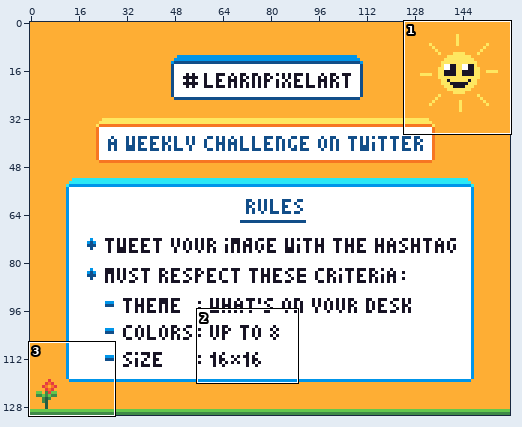
A pixel-art file gets an edit: Aseprite-assets/WeeklyChallenge.aseprite. Above: a wide view before the commit, with the close-up outlined.
Close-up. First the earlier version:
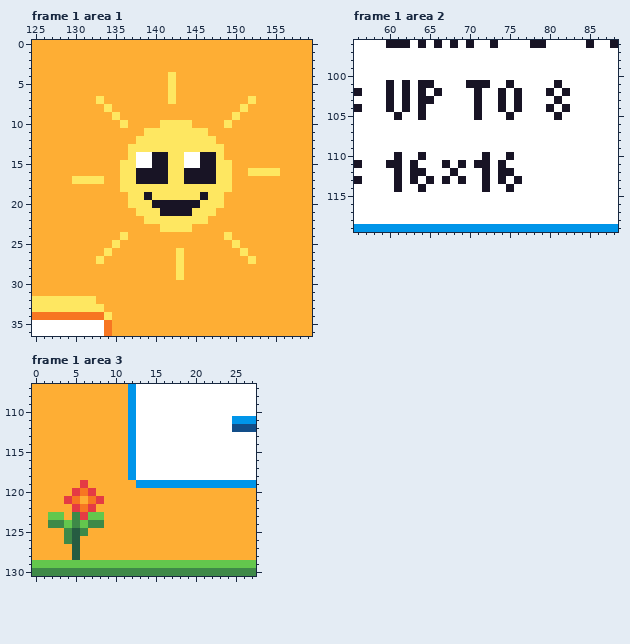
160x131 pixels, 1 frame. Shown: frame 1 area 1: x 125..159, y 0..36; frame 1 area 2: x 56..88, y 96..119; frame 1 area 3: x 0..27, y 107..130. The commit also changed other frames or places, which this record leaves out.
The result:
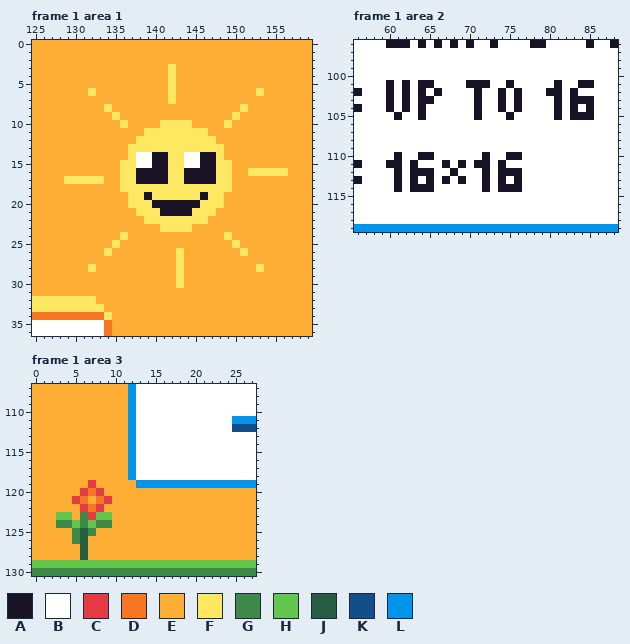
Palette (. is transparent): A #181425  B #ffffff  C #e43b44  D #f77622  E #feae34  F #fee761  G #3e8948  H #63c74d  J #265c42  K #124e89  L #0095e9
Diff:
layer "Ground/Flower" added
layer "Rules/Constraints/Size/16x16" added
layer "Rules/Constraints/Colors/Up to 16" added
layer "Grass" removed
layer "Rules/Constraints/Up to 8" removed
Frame 1 area 1, layer "Sun/Beams":
y 3: x 142 E -> F
y 6: x 132 E -> F; x 153 E -> F
y 7: x 133 F -> E; x 152 F -> E
y 16: x 156 E -> F
y 17: x 129 E -> F
y 27: x 133 F -> E; x 152 F -> E
y 28: x 132 E -> F; x 153 E -> F
y 30: x 143 E -> F
Frame 1 area 2:
y 101: x 84..85 BB -> AA
y 102: x 81..83 BAB -> ABA
y 103: x 83..85 BBB -> AAA
y 104: x 80..83 ABAB -> BABA; x 85 B -> A
y 105: x 83..85 BBB -> AAA
y 110: x 65 B -> A; x 76 B -> A
y 112: x 65 B -> A; x 76 B -> A
y 114: x 63 B -> A; x 65 B -> A; x 74 B -> A; x 76 B -> A
Frame 1 area 3:
y 119: x 6..7 CE -> EC
y 120: x 5..8 CDCE -> ECDC
y 121: x 4..9 CDEDCE -> ECDEDC
y 122: x 5..8 CDCE -> ECDC
y 123: x 2 H -> E; x 4..7 EGCH -> HEGC; x 9 E -> H
y 124: x 2 G -> E; x 4..7 HGHG -> GHGH; x 9 E -> G
y 125: x 4..7 GJGE -> EGJG
y 126: x 4..6 GJE -> EGJ
y 127..128: x 5..6 JE -> EJ
